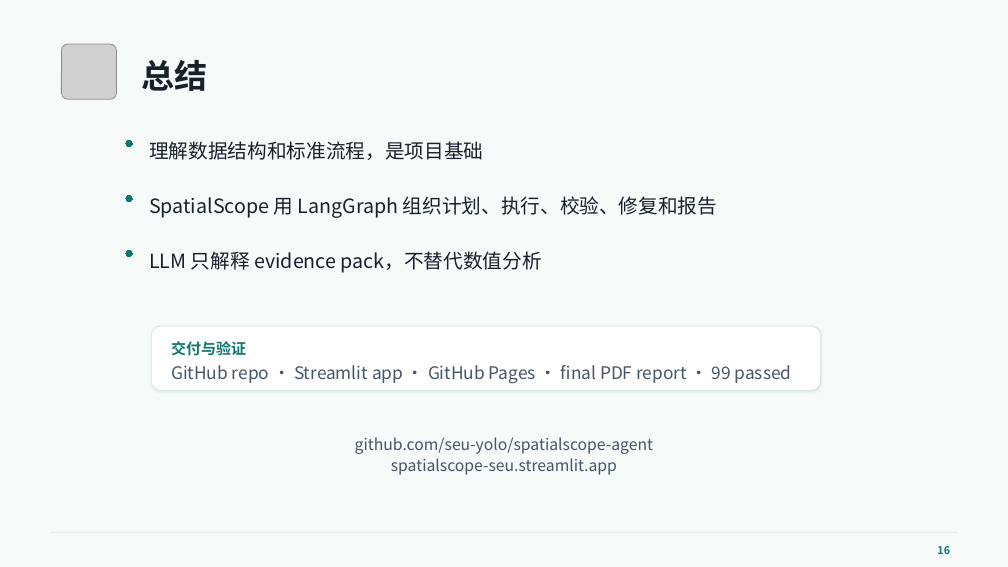
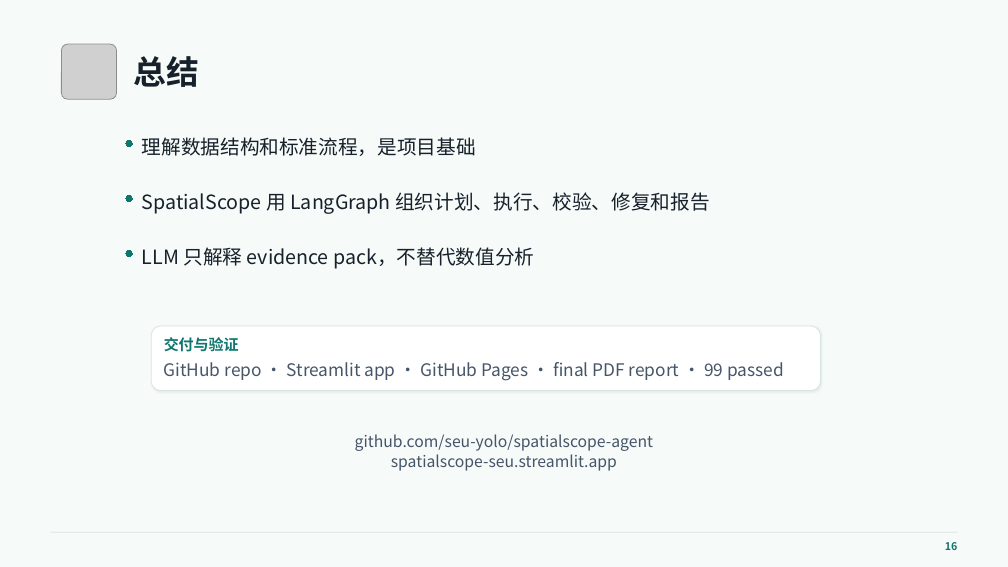
Before and after one commit to seu-yolo/spatialscope-agent, a slide deck: slide 16 of reports/SpatialScope_Agent_Presentation.pptx. Drawn at 1008x567 pixels with LibreOffice and Linux fonts; fonts in the diff are those of the drawing; grey boxes stand for pictures. Boxes give left, top, right and bottom in pixels: in the first picture for what was removed or moved away, otherwise in the second. Text is boxed around its words. In the diff, an @@ line names an element or a change of style, - is before the commit and + after.

Commit message:
Refine presentation flowcharts and layout

```diff
--- a/reports/SpatialScope_Agent_Presentation.pptx
+++ b/reports/SpatialScope_Agent_Presentation.pptx
@@ text "总结" at <box>134,56,200,87</box>: size 31.5 to 31.2 pt @@
@@ 7 texts: place and size @@
-7 texts at <box>149,141,950,554</box>
+7 texts at <box>142,137,958,550</box>
```
Also in this commit, not shown: 11 other slides changed.
